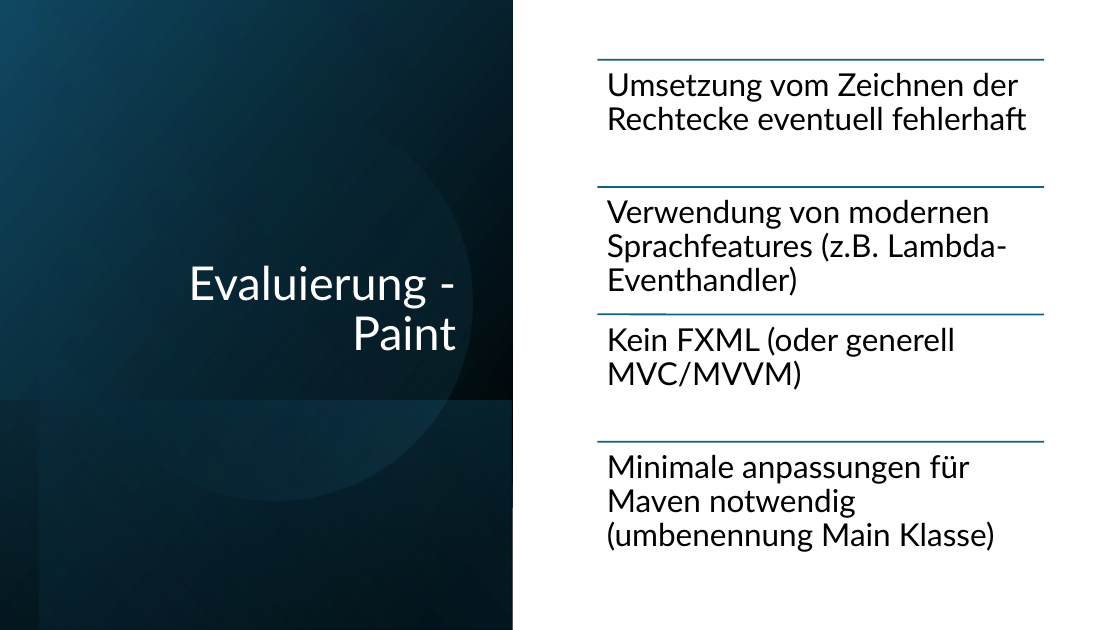
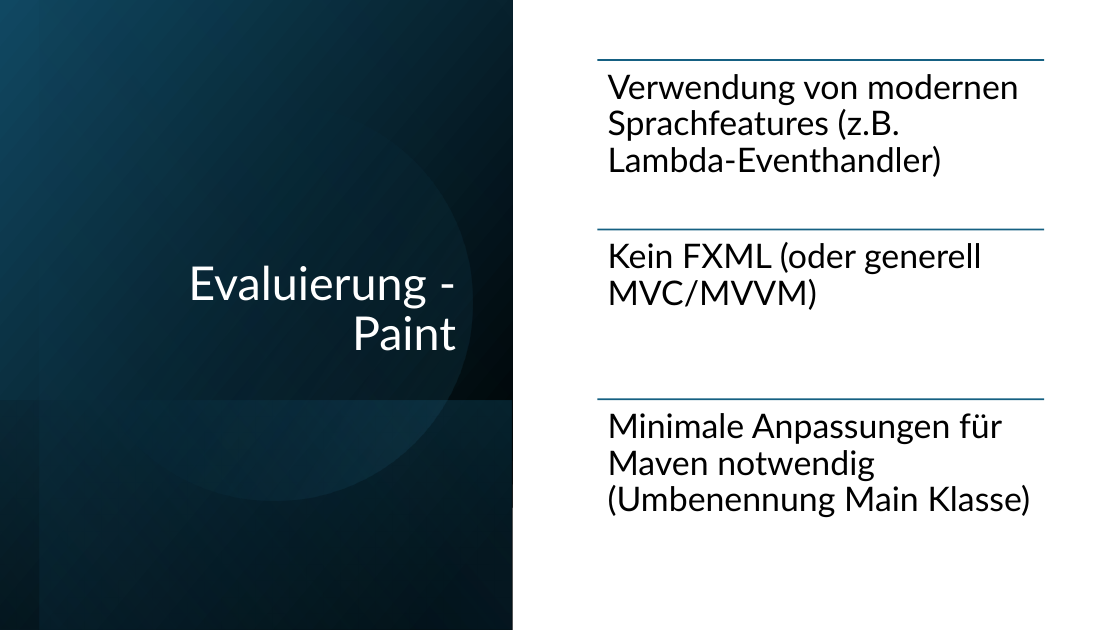
Before and after one commit to kis4-2026ss/projekt-g1-dorninger-pallinger, a slide deck: slide 31 of AI-Assisted Java Legacy Migration.pptx. Drawn at 1120x630 pixels with LibreOffice and Linux fonts; fonts in the diff are those of the drawing. Boxes give left, top, right and bottom in pixels: in the first picture for what was removed or moved away, otherwise in the second. Text is boxed around its words. In the diff, an @@ line names an element or a change of style, - is before the commit and + after.

```diff
--- a/AI-Assisted Java Legacy Migration.pptx
+++ b/AI-Assisted Java Legacy Migration.pptx
@@ text "Verwendung von modernen Sprachfeatures (z.B. ..." at (608,74,1019,177): size 27 to 29 pt @@
@@ text "Verwendung von modernen Sprachfeatures (z.B. ...": place and size @@
-text "Verwendung von modernen Sprachfeatures (z.B. ..." at (607,199,1007,296)
+text "Verwendung von modernen Sprachfeatures (z.B. ..." at (608,74,1019,177)
@@ text removed at (607,72,1027,131) @@
-Umsetzung vom Zeichnen der Rechtecke eventuell fehlerhaft
@@ text "Kein FXML (oder generell MVC/MVVM)": place and size @@
-text "Kein FXML (oder generell MVC/MVVM)" at (607,327,955,390)
+text "Kein FXML (oder generell MVC/MVVM)" at (608,242,981,310)
@@ text "Kein FXML (oder generell MVC/MVVM)" at (608,242,981,310): size 27 to 29 pt @@
@@ line moved from (597, 187) - (1044, 187) to (597, 229) - (1044, 229) @@
@@ line removed from (597, 314) to (1044, 314) @@
@@ line moved from (597, 442) - (1044, 442) to (597, 399) - (1044, 399) @@
@@ text at (608,413,1031,517): text changed; size 27 to 29 pt @@
-Minimale anpassungen für Maven notwendig (umbenennung Main Klasse)
+Minimale Anpassungen für Maven notwendig (Umbenennung Main Klasse)
```
Also in this commit, not shown: 15 other slides changed, 2 slides added.
